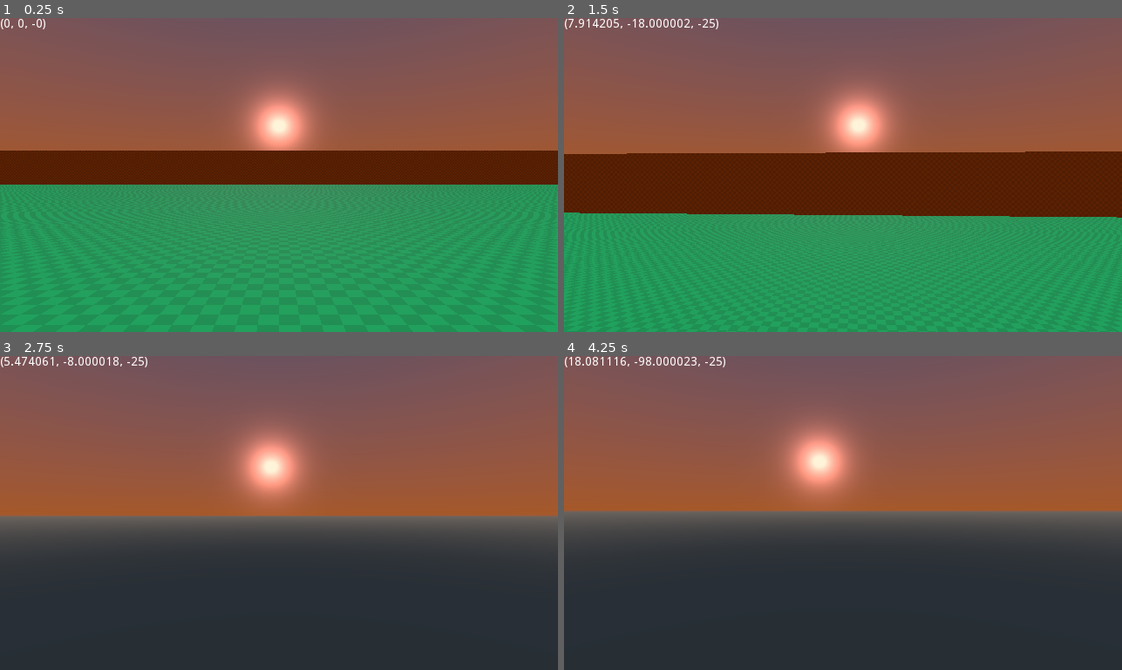
Above: before the commit, frames 1-4 (two rows, left to right).
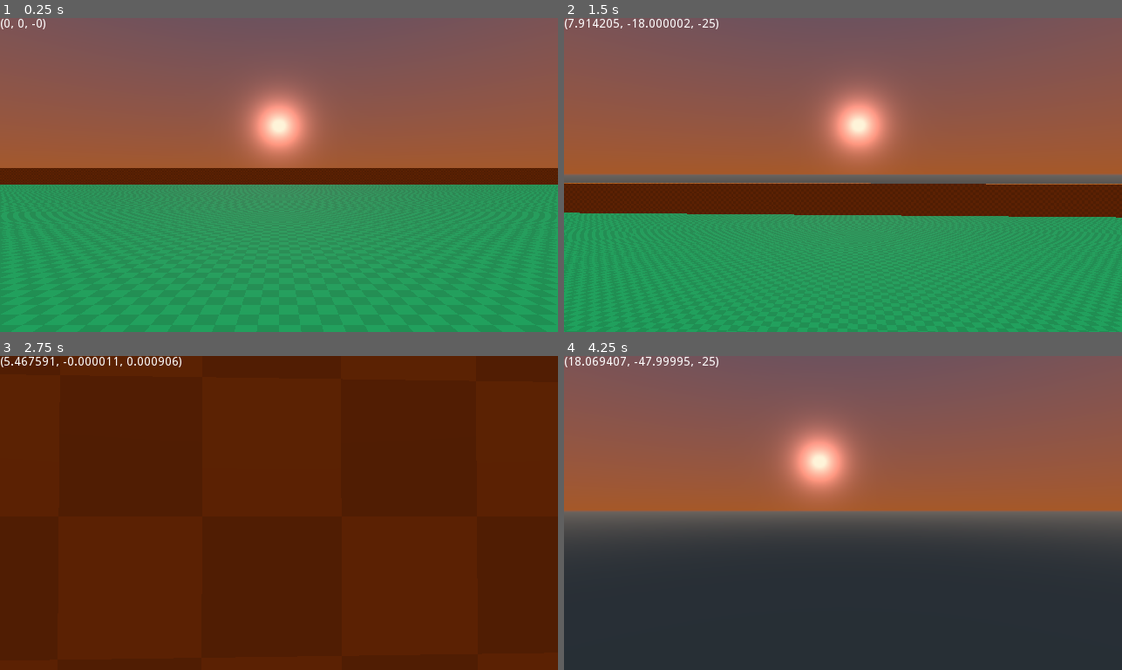
Above: after the commit, the same moments.

Repository: TrickyFatCat/classic-fps-prototype
Game: Godot game, scene res://levels/TestLevel.tscn
Same seed, same stepped clock (60 frames per second), same inputs: the game is played once before the commit and once after it.
Inputs (mouse positions are in pixels of both pictures, inside the frame that each line leads up to):
- Up to frame 1 (0.25 s): no input
- Up to frame 2 (1.5 s): tap Enter at 0.5 s; move the mouse to (870, 175) at 0.52 s; hold , (move_forward) from 0.53 s (still down); tap Space (jump) at 0.77 s; move the mouse to (815, 175) at 1.27 s
- Up to frame 3 (2.75 s): keep holding , (move_forward); tap Space (jump) at 1.52 s; move the mouse to (290, 506) at 2.02 s
- Up to frame 4 (4.25 s): keep holding , (move_forward); move the mouse to (837, 519) at 2.77 s; tap Space (jump) at 3.02, 3.77 s; move the mouse to (887, 516) at 3.52 s

The runs differ from the first frame. In frame 1, 5.6% of the frame differs, in the area x 0-100%, y 42-48%; in frame 2, 10%; in frame 3, 100%, in the area x 0-100%, y 0-100%; in frame 4, 0.3%.

Commit message:
Rework materials and add separate scenes for walls and ground

Diff:
--- /dev/null
+++ b/assets/environment/Ground.tscn
@@ -0,0 +1,23 @@
+[gd_scene load_steps=4 format=2]
+
+[ext_resource path="res://assets/materials/mat_grid_green.tres" type="Material" id=1]
+
+[sub_resource type="PlaneMesh" id=1]
+size = Vector2( 100, 100 )
+
+[sub_resource type="ConcavePolygonShape" id=3]
+data = PoolVector3Array( 50, 0, 50, -50, 0, 50, 50, 0, -50, -50, 0, 50, -50, 0, -50, 50, 0, -50 )
+
+[node name="Ground" type="MeshInstance"]
+mesh = SubResource( 1 )
+material/0 = ExtResource( 1 )
+__meta__ = {
+"_edit_group_": true,
+"_edit_lock_": true
+}
+
+[node name="StaticBody" type="StaticBody" parent="."]
+collision_mask = 0
+
+[node name="CollisionShape" type="CollisionShape" parent="StaticBody"]
+shape = SubResource( 3 )
--- /dev/null
+++ b/assets/environment/Wall.tscn
@@ -0,0 +1,24 @@
+[gd_scene load_steps=4 format=2]
+
+[ext_resource path="res://assets/materials/mat_grid_orange.tres" type="Material" id=1]
+
+[sub_resource type="CubeMesh" id=1]
+size = Vector3( 100, 6, 2 )
+
+[sub_resource type="BoxShape" id=2]
+extents = Vector3( 50, 3, 1 )
+
+[node name="Wall" type="MeshInstance"]
+transform = Transform( 1, 0, 0, 0, 1, 0, 0, 0, 1, 0, 3, 0 )
+mesh = SubResource( 1 )
+material/0 = ExtResource( 1 )
+__meta__ = {
+"_edit_group_": true,
+"_edit_lock_": true
+}
+
+[node name="StaticBody" type="StaticBody" parent="."]
+collision_mask = 0
+
+[node name="CollisionShape" type="CollisionShape" parent="StaticBody"]
+shape = SubResource( 2 )
--- a/assets/materials/mat_grid_green.tres
+++ b/assets/materials/mat_grid_green.tres
@@ -1,10 +1,8 @@
-[gd_resource type="ShaderMaterial" load_steps=3 format=2]
+[gd_resource type="SpatialMaterial" load_steps=2 format=2]
 
-[ext_resource path="res://assets/shaders/shd_grid_material.tres" type="Shader" id=1]
 [ext_resource path="res://assets/textures/tex_grid_green.png" type="Texture" id=2]
 
 [resource]
-resource_local_to_scene = true
-shader = ExtResource( 1 )
-shader_param/UV_scale = Vector3( 1, 1, 0 )
-shader_param/GridTexture = ExtResource( 2 )
+flags_world_triplanar = true
+albedo_texture = ExtResource( 2 )
+uv1_triplanar = true
--- a/assets/materials/mat_grid_grey.tres
+++ /dev/null
@@ -1,10 +0,0 @@
-[gd_resource type="ShaderMaterial" load_steps=3 format=2]
-
-[ext_resource path="res://assets/shaders/shd_grid_material.tres" type="Shader" id=1]
-[ext_resource path="res://assets/textures/tex_grid_grey.png" type="Texture" id=2]
-
-[resource]
-resource_local_to_scene = true
-shader = ExtResource( 1 )
-shader_param/UV_scale = Vector3( 1, 1, 0 )
-shader_param/GridTexture = ExtResource( 2 )
--- a/assets/materials/mat_grid_orange.tres
+++ b/assets/materials/mat_grid_orange.tres
@@ -1,10 +1,8 @@
-[gd_resource type="ShaderMaterial" load_steps=3 format=2]
+[gd_resource type="SpatialMaterial" load_steps=2 format=2]
 
-[ext_resource path="res://assets/shaders/shd_grid_material.tres" type="Shader" id=1]
 [ext_resource path="res://assets/textures/tex_grid_orange.png" type="Texture" id=2]
 
 [resource]
-resource_local_to_scene = true
-shader = ExtResource( 1 )
-shader_param/UV_scale = Vector3( 1, 1, 0 )
-shader_param/GridTexture = ExtResource( 2 )
+flags_world_triplanar = true
+albedo_texture = ExtResource( 2 )
+uv1_triplanar = true
--- a/assets/materials/mat_grid_purple.tres
+++ /dev/null
@@ -1,10 +0,0 @@
-[gd_resource type="ShaderMaterial" load_steps=3 format=2]
-
-[ext_resource path="res://assets/shaders/shd_grid_material.tres" type="Shader" id=1]
-[ext_resource path="res://assets/textures/tex_grid_purple.png" type="Texture" id=2]
-
-[resource]
-resource_local_to_scene = true
-shader = ExtResource( 1 )
-shader_param/UV_scale = Vector3( 1, 1, 0 )
-shader_param/GridTexture = ExtResource( 2 )
--- a/assets/materials/mat_grid_red.tres
+++ /dev/null
@@ -1,10 +0,0 @@
-[gd_resource type="ShaderMaterial" load_steps=3 format=2]
-
-[ext_resource path="res://assets/shaders/shd_grid_material.tres" type="Shader" id=1]
-[ext_resource path="res://assets/textures/tex_grid_red.png" type="Texture" id=2]
-
-[resource]
-resource_local_to_scene = true
-shader = ExtResource( 1 )
-shader_param/UV_scale = Vector3( 1, 1, 0 )
-shader_param/GridTexture = ExtResource( 2 )
--- a/assets/materials/mat_grid_white.tres
+++ /dev/null
@@ -1,10 +0,0 @@
-[gd_resource type="ShaderMaterial" load_steps=3 format=2]
-
-[ext_resource path="res://assets/shaders/shd_grid_material.tres" type="Shader" id=1]
-[ext_resource path="res://assets/textures/tex_grid_white.png" type="Texture" id=2]
-
-[resource]
-resource_local_to_scene = true
-shader = ExtResource( 1 )
-shader_param/UV_scale = Vector3( 1, 1, 0 )
-shader_param/GridTexture = ExtResource( 2 )
--- a/assets/shaders/shd_grid_material.tres
+++ /dev/null
@@ -1,72 +0,0 @@
-[gd_resource type="VisualShader" load_steps=5 format=2]
-
-[sub_resource type="VisualShaderNodeTextureUniform" id=1]
-output_port_for_preview = 0
-uniform_name = "GridTexture"
-
-[sub_resource type="VisualShaderNodeVec3Uniform" id=2]
-uniform_name = "UV_scale"
-
-[sub_resource type="VisualShaderNodeInput" id=3]
-output_port_for_preview = 0
-input_name = "vertex"
-
-[sub_resource type="VisualShaderNodeVectorOp" id=4]
-operator = 2
-
-[resource]
-resource_local_to_scene = true
-code = "shader_type spatial;
-render_mode specular_schlick_ggx, world_vertex_coords;
-
-uniform vec3 UV_scale;
-uniform sampler2D GridTexture;
-
-
-
-void vertex() {
-// Output:0
-
-}
-
-void fragment() {
-// VectorUniform:3
-	vec3 n_out3p0 = UV_scale;
-
-// Input:4
-	vec3 n_out4p0 = VERTEX;
-
-// VectorOp:5
-	vec3 n_out5p0 = n_out3p0 * n_out4p0;
-
-// TextureUniform:2
-	vec3 n_out2p0;
-	float n_out2p1;
-	{
-		vec4 n_tex_read = texture(GridTexture, n_out5p0.xy);
-		n_out2p0 = n_tex_read.rgb;
-		n_out2p1 = n_tex_read.a;
-	}
-
-// Output:0
-	ALBEDO = n_out2p0;
-
-}
-
-void light() {
-// Output:0
-
-}
-"
-graph_offset = Vector2( -635, 75 )
-flags/world_vertex_coords = true
-nodes/fragment/0/position = Vector2( 400, 140 )
-nodes/fragment/2/node = SubResource( 1 )
-nodes/fragment/2/position = Vector2( 140, 140 )
-nodes/fragment/3/node = SubResource( 2 )
-nodes/fragment/3/position = Vector2( -260, 100 )
-nodes/fragment/4/node = SubResource( 3 )
-nodes/fragment/4/position = Vector2( -260, 180 )
-nodes/fragment/5/node = SubResource( 4 )
-nodes/fragment/5/position = Vector2( -40, 80 )
-nodes/fragment/connections = PoolIntArray( 3, 0, 5, 0, 5, 0, 2, 0, 2, 0, 0, 0, 4, 0, 5, 1 )
--- a/levels/TestLevel.tscn
+++ b/levels/TestLevel.tscn
@@ -1,32 +1,13 @@
-[gd_scene load_steps=15 format=2]
+[gd_scene load_steps=10 format=2]
 
-[ext_resource path="res://assets/textures/tex_grid_green.png" type="Texture" id=1]
-[ext_resource path="res://assets/textures/tex_grid_orange.png" type="Texture" id=2]
+[ext_resource path="res://assets/environment/Ground.tscn" type="PackedScene" id=1]
+[ext_resource path="res://assets/environment/Wall.tscn" type="PackedScene" id=2]
 [ext_resource path="res://assets/textures/tex_grid_purple.png" type="Texture" id=3]
 [ext_resource path="res://src/entity/player/Player.tscn" type="PackedScene" id=4]
 
 [sub_resource type="NavigationMesh" id=1]
 vertices = PoolVector3Array( -49.5, 6.4, -49.2, -49.8, 6.4, -49.5, -50.4, 6.4, -49.5, -50.4, 6.4, -43.5, -49.5, 6.4, -4 …(6961 unchanged characters)…
 polygons = [ PoolIntArray( 1, 0, 2 ), PoolIntArray( 2, 0, 3 ), PoolIntArray( 3, 0, 4 ), PoolIntArray( 6, 5, 7 ), PoolIn …(5675 unchanged characters)…
-
-[sub_resource type="PlaneMesh" id=2]
-size = Vector2( 100, 100 )
-
-[sub_resource type="SpatialMaterial" id=7]
-flags_world_triplanar = true
-albedo_texture = ExtResource( 1 )
-uv1_triplanar = true
-
-[sub_resource type="CubeMesh" id=3]
-size = Vector3( 100, 6, 2 )
-
-[sub_resource type="SpatialMaterial" id=9]
-flags_world_triplanar = true
-albedo_texture = ExtResource( 2 )
-uv1_triplanar = true
-
-[sub_resource type="ConcavePolygonShape" id=10]
-data = PoolVector3Array( 50, 0, 50, -50, 0, 50, 50, 0, -50, -50, 0, 50, -50, 0, -50, 50, 0, -50 )
 
 [sub_resource type="CubeMesh" id=4]
 
@@ -61,39 +42,19 @@
 [node name="NavigationMeshInstance" type="NavigationMeshInstance" parent="Navigation"]
 navmesh = SubResource( 1 )
 
-[node name="Ground" type="MeshInstance" parent="Navigation/NavigationMeshInstance"]
-mesh = SubResource( 2 )
-material/0 = SubResource( 7 )
-__meta__ = {
-"_edit_group_": true,
-"_edit_lock_": true
-}
+[node name="Ground" parent="Navigation/NavigationMeshInstance" instance=ExtResource( 1 )]
 
-[node name="Wall1" type="MeshInstance" parent="Navigation/NavigationMeshInstance/Ground"]
-transform = Transform( 1, 0, 0, 0, 1, 0, 0, 0, 1, 0, 3, -50 )
-mesh = SubResource( 3 )
-material/0 = SubResource( 9 )
+[node name="Wall" parent="Navigation/NavigationMeshInstance/Ground" instance=ExtResource( 2 )]
+transform = Transform( 1, 0, 0, 0, 1, 0, 0, 0, 1, 0, 0, -50 )
 
-[node name="Wall2" type="MeshInstance" parent="Navigation/NavigationMeshInstance/Ground"]
-transform = Transform( -1.62921e-07, 0, 1, 0, 1, 0, -1, 0, -1.62921e-07, 50, 3, 0 )
-mesh = SubResource( 3 )
-material/0 = SubResource( 9 )
+[node name="Wall2" parent="Navigation/NavigationMeshInstance/Ground" instance=ExtResource( 2 )]
+transform = Transform( -1.62921e-07, 0, 1, 0, 1, 0, -1, 0, -1.62921e-07, 50, 0, 0 )
 
-[node name="Wall3" type="MeshInstance" parent="Navigation/NavigationMeshInstance/Ground"]
-transform = Transform( 1, 0, 0, 0, 1, 0, 0, 0, 1, 0, 3, 50 )
-mesh = SubResource( 3 )
-material/0 = SubResource( 9 )
+[node name="Wall3" parent="Navigation/NavigationMeshInstance/Ground" instance=ExtResource( 2 )]
+transform = Transform( 1, 0, 0, 0, 1, 0, 0, 0, 1, 0, 0, 50 )
 
-[node name="Wall4" type="MeshInstance" parent="Navigation/NavigationMeshInstance/Ground"]
-transform = Transform( -1.62921e-07, 0, 1, 0, 1, 0, -1, 0, -1.62921e-07, -50, 3, 0 )
-mesh = SubResource( 3 )
-material/0 = SubResource( 9 )
-
-[node name="StaticBody" type="StaticBody" parent="Navigation/NavigationMeshInstance/Ground"]
-collision_mask = 6
-
-[node name="CollisionShape" type="CollisionShape" parent="Navigation/NavigationMeshInstance/Ground/StaticBody"]
-shape = SubResource( 10 )
+[node name="Wall4" parent="Navigation/NavigationMeshInstance/Ground" instance=ExtResource( 2 )]
+transform = Transform( -1.62921e-07, 0, 1, 0, 1, 0, -1, 0, -1.62921e-07, -50, 0, 0 )
 
 [node name="Crate" type="MeshInstance" parent="Navigation/NavigationMeshInstance"]
 transform = Transform( 1, 0, 0, 0, 1, 0, 0, 0, 1, 23.8218, 1, 0 )
